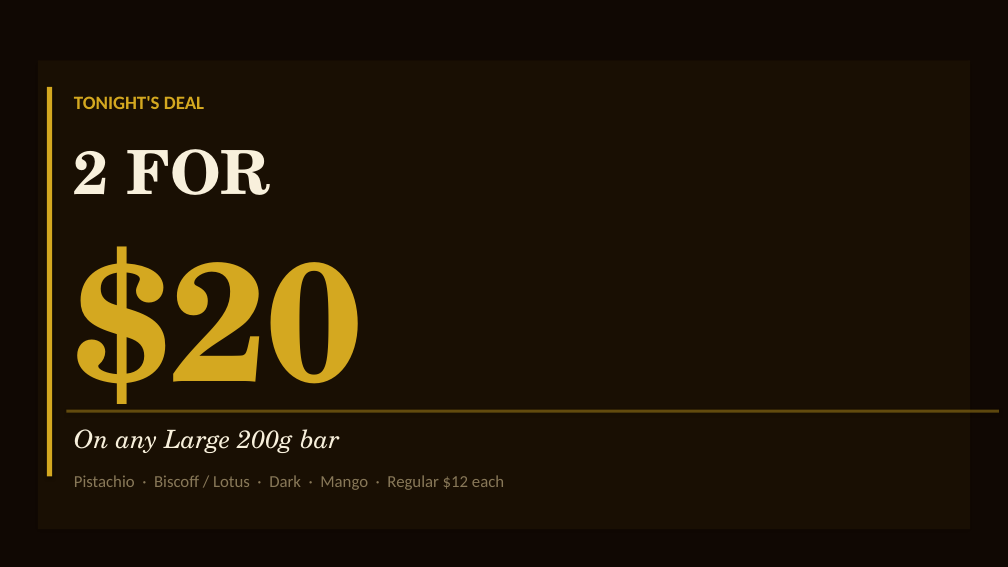
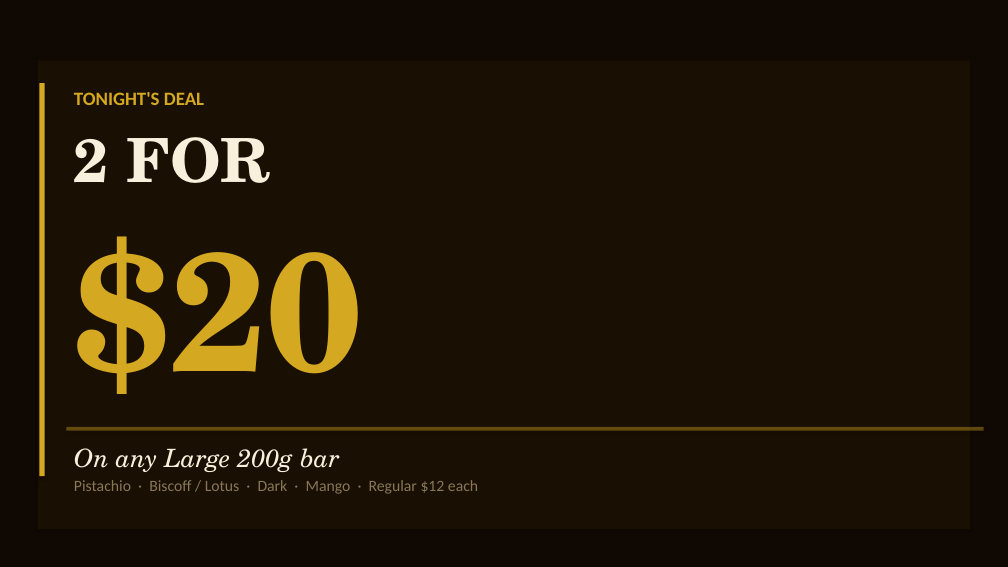
Before and after one commit to mnfadawi/hi, a slide deck: slide 6 of sahara-bites-fun-fair.pptx. Drawn at 1008x567 pixels with LibreOffice and Linux fonts; fonts in the diff are those of the drawing. Boxes give left, top, right and bottom in pixels: in the first picture for what was removed or moved away, otherwise in the second. Text is boxed around its words. In the diff, an @@ line names an element or a change of style, - is before the commit and + after.

```diff
--- a/sahara-bites-fun-fair.pptx
+++ b/sahara-bites-fun-fair.pptx
@@ rectangle: place and size @@
-rectangle at <box>47,87,52,476</box>
+rectangle at <box>39,83,45,476</box>
@@ text "TONIGHT'S DEAL": place and size @@
-text "TONIGHT'S DEAL" at <box>74,96,204,109</box>
+text "TONIGHT'S DEAL" at <box>74,92,204,105</box>
@@ text "2 FOR": place and size @@
-text "2 FOR" at <box>74,149,270,195</box>
+text "2 FOR" at <box>74,137,270,183</box>
@@ text "$20" rewrapped from <box>74,246,363,436</box> to <box>74,236,363,394</box> @@
@@ text "On any Large 200g bar": place and size @@
-text "On any Large 200g bar" at <box>74,429,340,453</box>
+text "On any Large 200g bar" at <box>74,448,340,472</box>
@@ rectangle: place and size @@
-rectangle at <box>67,410,999,413</box>
+rectangle at <box>67,426,984,430</box>
@@ text "Pistachio · Biscoff / Lotus ..." at <box>74,480,478,494</box>: size 16 to 15 pt @@
```
Also in this commit, not shown: 7 other slides changed.
